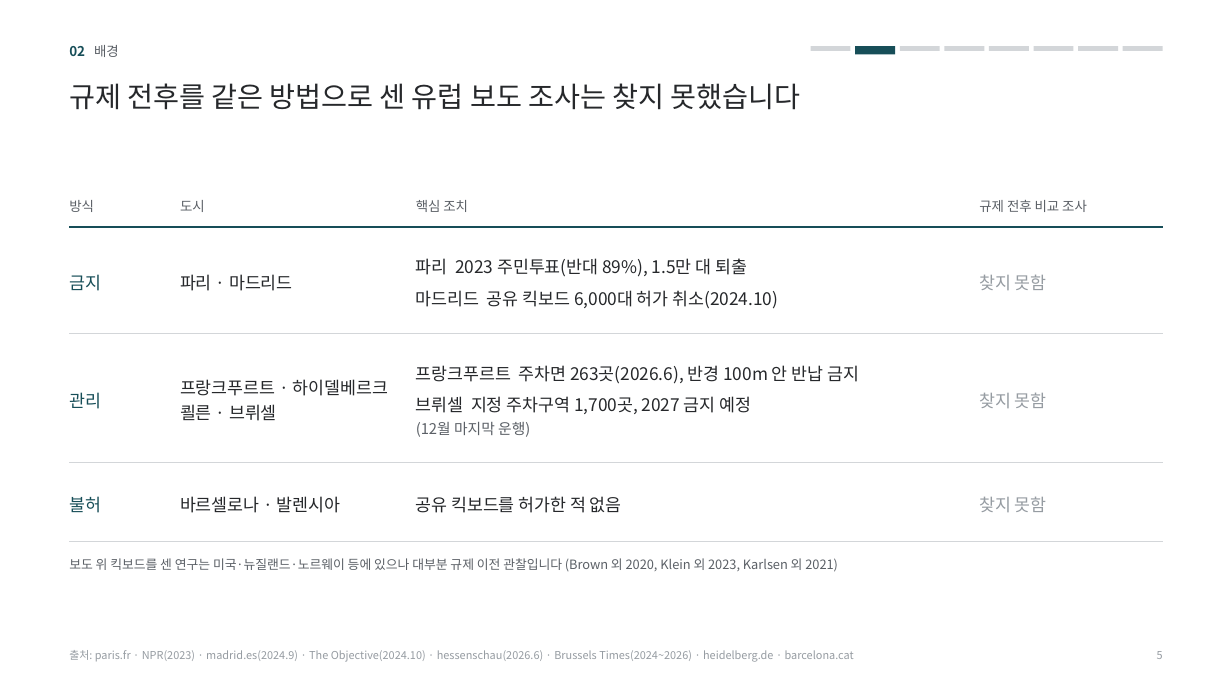
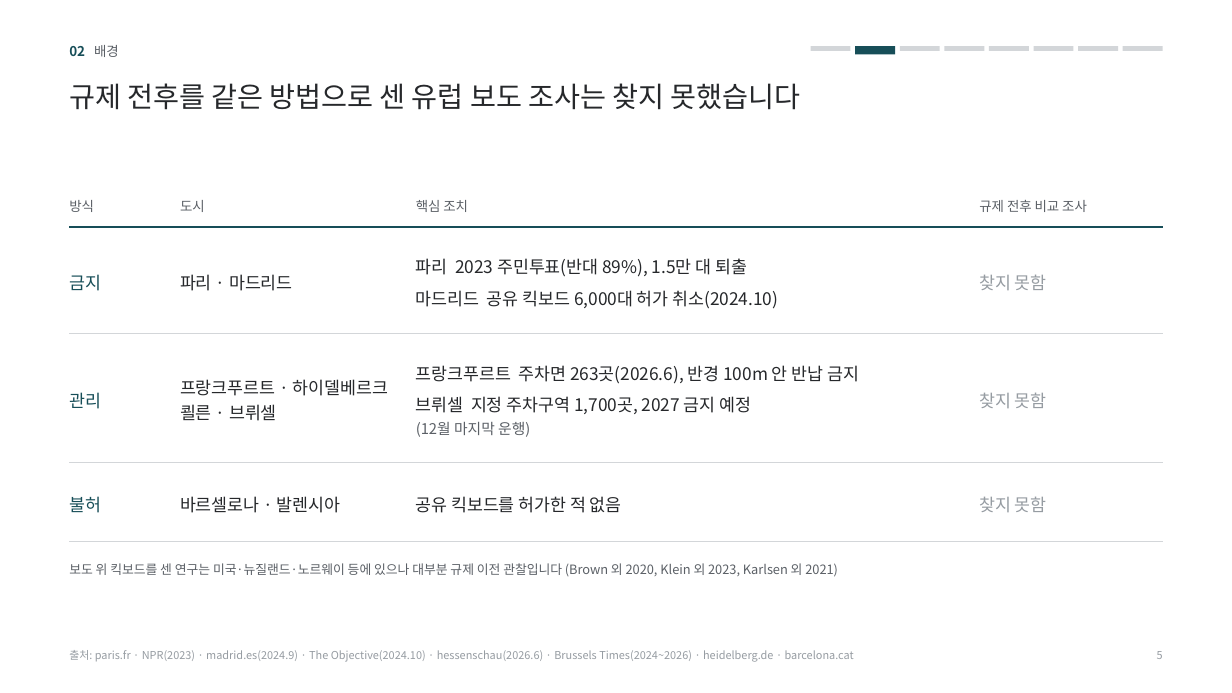
Before and after one commit to hyojoon62/Claude, a slide deck: slide 5 of 프로젝트계획서_별지_사실확인반영.pptx. Drawn at 1232x693 pixels with LibreOffice and Linux fonts; fonts in the diff are those of the drawing. Boxes give left, top, right and bottom in pixels: in the first picture for what was removed or moved away, otherwise in the second. Text is boxed around its words. In the diff, an @@ line names an element or a change of style, - is before the commit and + after.

```diff
--- a/프로젝트계획서_별지_사실확인반영.pptx
+++ b/프로젝트계획서_별지_사실확인반영.pptx
@@ text "보도 위 킥보드를 센 연구는 ...": place and size @@
-text "보도 위 킥보드를 센 연구는 ..." at [69, 558, 838, 572]
+text "보도 위 킥보드를 센 연구는 ..." at [69, 563, 838, 577]
```
Also in this commit, not shown: 7 other slides changed, 3 other files.
